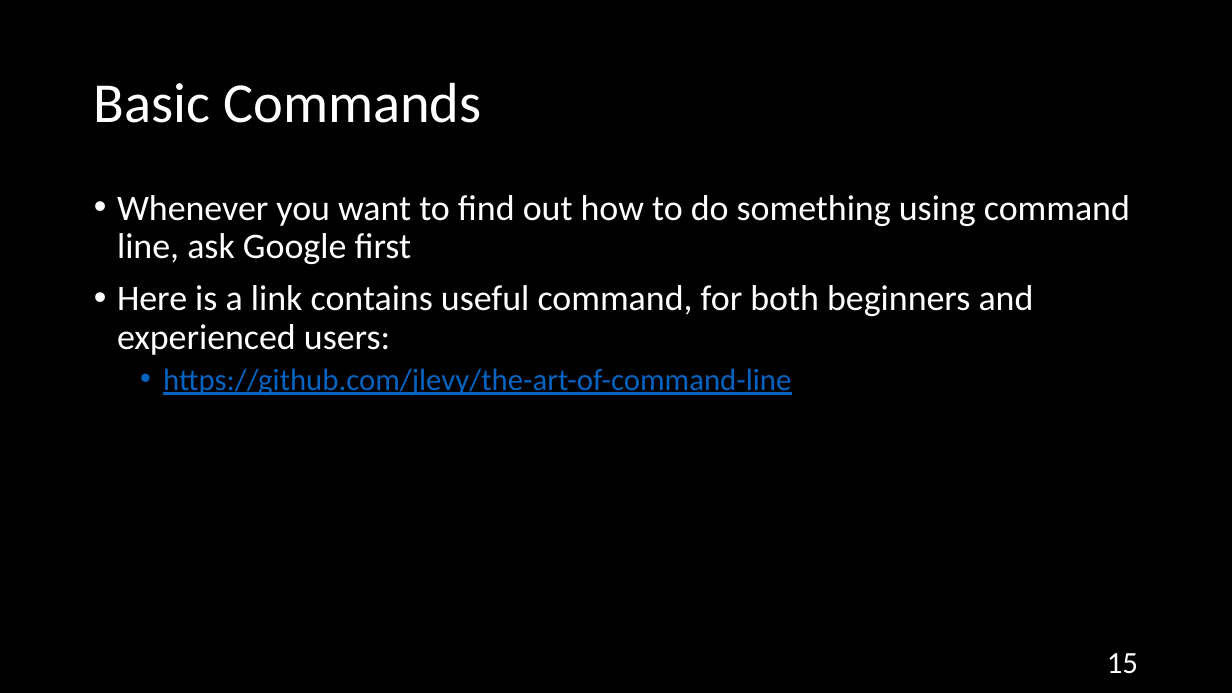
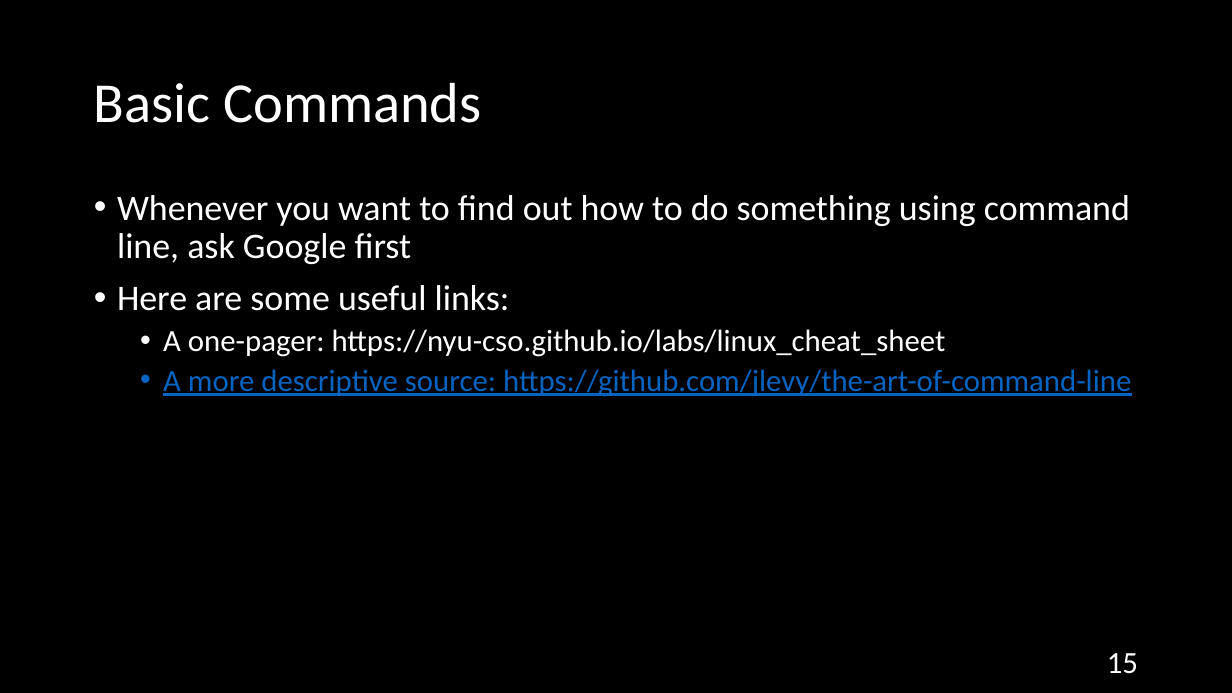
Before and after one commit to NYU-CSO/nyu-cso.github.io, a slide deck: slide 15 of rec-notes/r01.pptx. Drawn at 1232x693 pixels with LibreOffice and Linux fonts; fonts in the diff are those of the drawing. Boxes give left, top, right and bottom in pixels: in the first picture for what was removed or moved away, otherwise in the second. Text is boxed around its words. In the diff, an @@ line names an element or a change of style, - is before the commit and + after.

```diff
--- a/rec-notes/r01.pptx
+++ b/rec-notes/r01.pptx
@@ text at (x1=117, y1=285, x2=1131, y2=397): text changed; size 28 to 24 pt @@
-• Here is a link contains useful command, for both beginners and experienced users:
-  • https://github.com/jlevy/the-art-of-command-line
+• Here are some useful links:
+  • A one-pager: https://nyu-cso.github.io/labs/linux_cheat_sheet
+  • A more descriptive source: https://github.com/jlevy/the-art-of-command-line
```
Also in this commit, not shown: 9 other slides changed, 3 other files.
